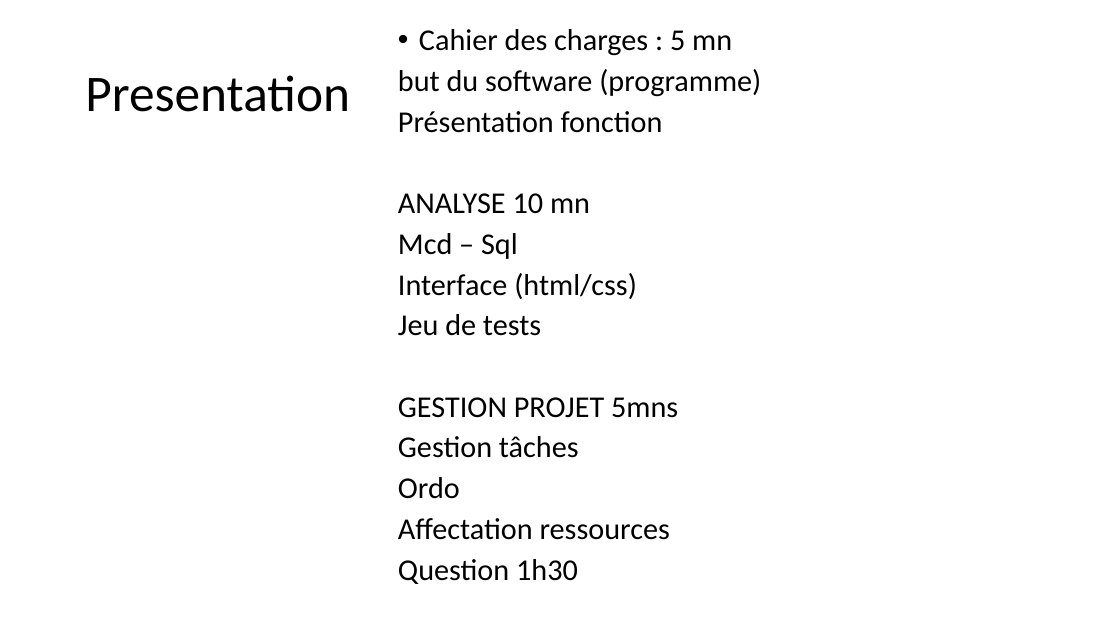
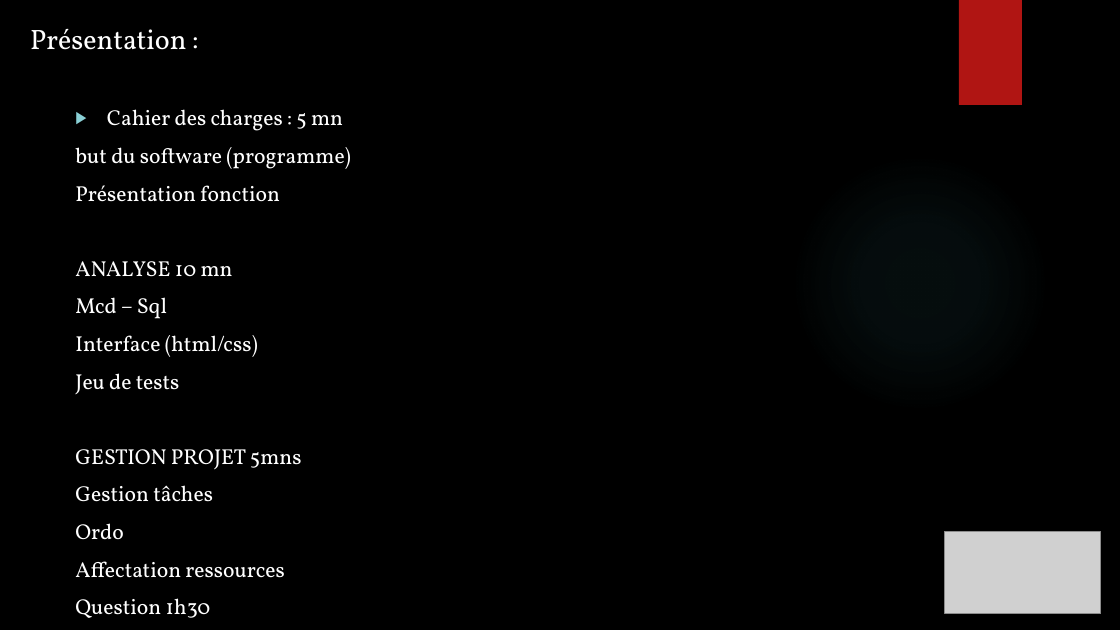
Before and after one commit to ChampemeDylan/UPOP, a slide deck: slide 1 of Présentation UPOP.pptx. Drawn at 1120x630 pixels with LibreOffice and Linux fonts; fonts in the diff are those of the drawing; grey boxes stand for pictures; background and template pictures are left out. Boxes give left, top, right and bottom in pixels: in the first picture for what was removed or moved away, otherwise in the second. Text is boxed around its words. In the diff, an @@ line names an element or a change of style, - is before the commit and + after.

```diff
--- a/Présentation UPOP.pptx
+++ b/Présentation UPOP.pptx
@@ background #FFFFFF to picture (left out) @@
@@ text added at (30,29,186,50), 24 pt, text #FFFFFF @@
+Présentation :
@@ rectangle added at (959,0,1022,105), fill #B01513 @@
@@ title removed at (85,75,350,112) @@
-Presentation
@@ text "Cahier des charges : 5 ...": place and size @@
-text "Cahier des charges : 5 ..." at (398,29,761,584)
+text "Cahier des charges : 5 ..." at (75,109,351,578)
@@ text "Cahier des charges : 5 ..." at (75,109,351,578): size 25.9 to 18.5 pt, font Calibri to Vollkorn, text colour #000000 to #FFFFFF; bullet • to ▶; line spacing 0.8 to 1 @@
@@ ellipse added at (791,154,1049,413), fill gradient #50B9C1 @@
@@ picture added at (945,532,1102,614) @@
```
Also in this commit, not shown: 14 other slides changed, 8 slides added, 2 other files.
